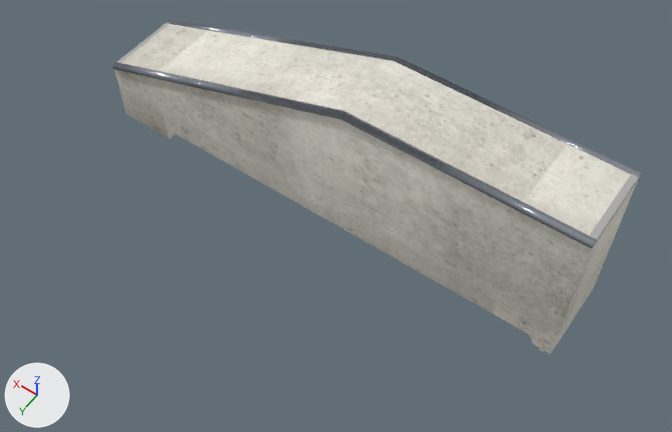
One commit to the glTF model public/katalog/modelle/ledge-lang-98-40.gltf: the scene before it, then after it.
Both versions are drawn from a 50 mm lens placed at (-1.91, 2.74, 4.09), pointed at (-0.15, 0.28, 0.22). Every picture has the same lights, and +X, +Y and +Z are marked at lower left. The older version comes first. Vertices at exactly the same position are counted once.

In view in the first picture: 'SK0064_Ledge_lang-98-40.001'.
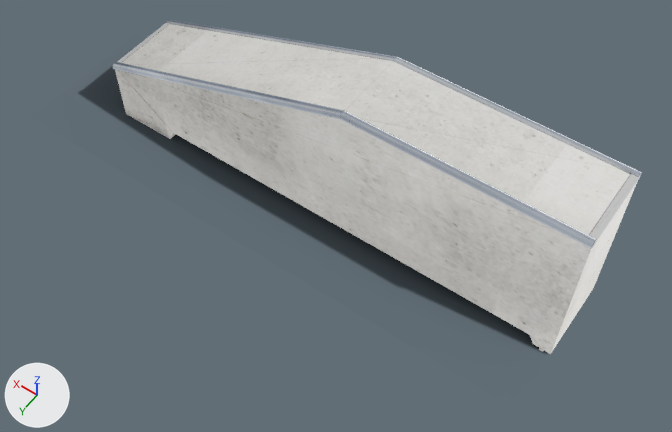
The change in detail:
Picture 'ledge-lang-98-40_licht' (img_ledge_lang_98_40_licht) is new.
Picture 'ledge-lang-98-40_schatten' (img_ledge_lang_98_40_schatten) is new.
Material 'Kantenwinkel_web.014' (mat_kantenwinkel_web_014) is new.
Uses the picture img_ledge_lang_98_40_licht.
Material 'Stahl_web.026' (mat_stahl_web_026) is new.
Uses the picture img_ledge_lang_98_40_licht.
Material 'Beton_web.035' (mat_beton_web_035) is new.
Uses the picture img_ledge_lang_98_40_licht.
Material 'Schatten.033' (mat_schatten_033) is new.
Uses the picture img_ledge_lang_98_40_schatten.
me_sk0064_ledge_lang_98_40_001 has 458 vertices, 786 faces and spans x -1.45..1.45, y -0.25..0.25, z 0.0..0.96.
me_sk0064_ledge_lang_98_40_001 is used by ob_sk0064_ledge_lang_98_40_001; location (0.0, 0.0, 0.0).
me_sk0064_ledge_lang_98_40_001 part 1: 266 faces spanning x -1.44..1.44, y -0.24..0.24, z 0.0..0.95 switch from mat_beton_web_073 to mat_beton_web_035.
me_sk0064_ledge_lang_98_40_001 part 2: 512 faces spanning x -1.45..1.45, y -0.25..0.25, z 0.0..0.96 switch from mat_stahl_web_058 to mat_stahl_web_026.
me_sk0064_ledge_lang_98_40_001 part 3: 8 faces spanning x -1.45..1.45, y -0.24..0.24, z 0.37..0.95 switch from mat_kantenwinkel_web_047 to mat_kantenwinkel_web_014.
Mesh me_schatten is new.
It has 4 vertices, 2 faces and spans x -1.46..1.89, y -0.34..0.6, z 0.0.
It uses material mat_schatten_033.
Object 'Schatten' (ob_schatten) is new; it shows me_schatten.
Its location is (0.0, 0.0, 0.0).

Pixel boxes (x1, y1, x2, y2) of what changed, in the pictures (672 x 432 px):
'Schatten', added
    after: (79, 66, 547, 353)
part 1 of me_sk0064_ledge_lang_98_40_001, recoloured
    both: (115, 24, 638, 354)
part 2 of me_sk0064_ledge_lang_98_40_001, recoloured
    both: (113, 20, 642, 249)
part 3 of me_sk0064_ledge_lang_98_40_001, recoloured
    both: (117, 23, 641, 248)
